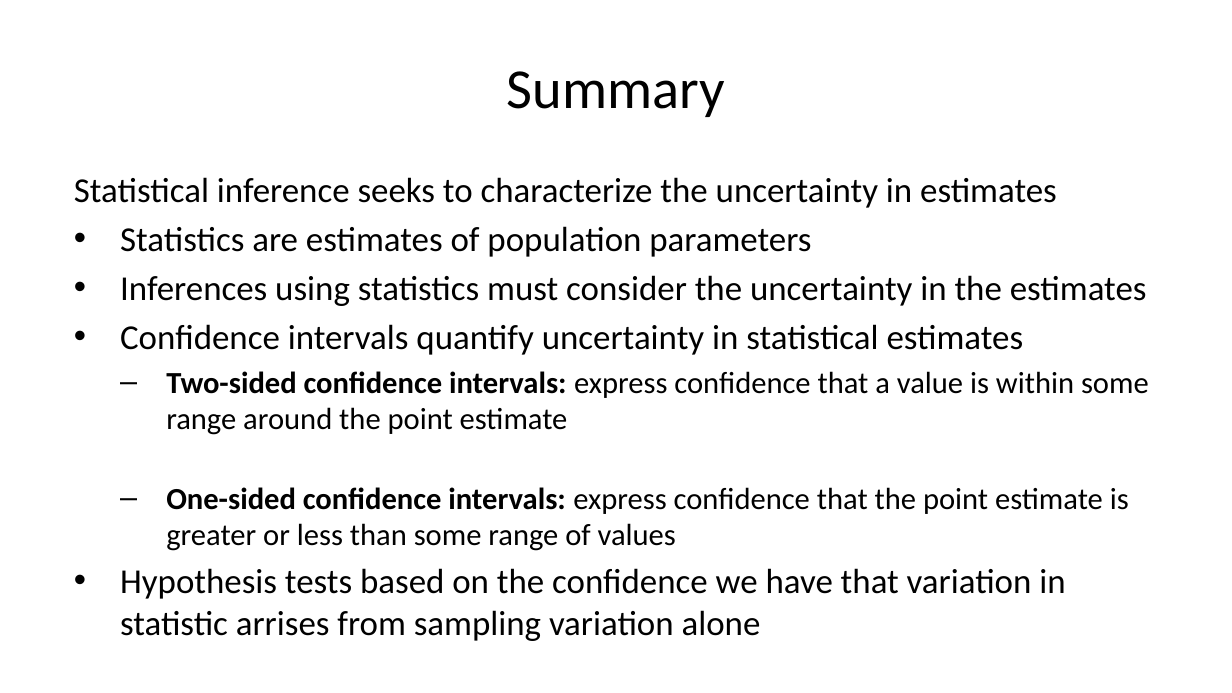
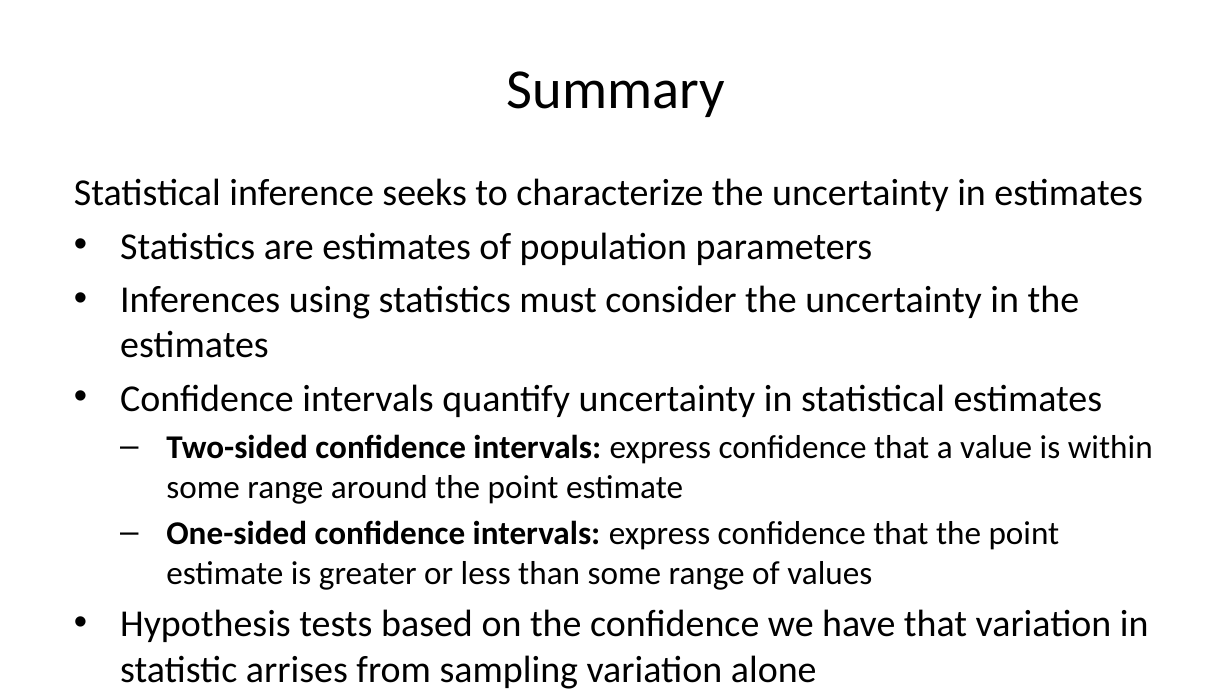
Before and after one commit to StephenElston/CSCI-E-83, a slide deck: slide 19 of LectureSlides/06a_WhyInferenceIsImportant.pptx. Drawn at 1232x693 pixels with LibreOffice and Linux fonts; fonts in the diff are those of the drawing. Boxes give left, top, right and bottom in pixels: in the first picture for what was removed or moved away, otherwise in the second. Text is boxed around its words. In the diff, an @@ line names an element or a change of style, - is before the commit and + after.

```diff
--- a/LectureSlides/06a_WhyInferenceIsImportant.pptx
+++ b/LectureSlides/06a_WhyInferenceIsImportant.pptx
@@ text "Statistical inference seeks to characterize ..." at [74,178,1153,689]: size 20.4 to 22.2 pt in "Statistical inference seeks to characterize the uncertainty ...", "Statistics are estimates of population parameters", "Inferences using statistics must consider the uncertainty ...", "Confidence intervals quantify uncertainty in statistical est ..." and 1 more places; size 17.9 to 19.4 pt in "Two-sided confidence intervals: express confidence that a ...", "One-sided confidence intervals: express confidence that the ..." @@
```
Also in this commit, not shown: 5 other slides changed, 1 other file.
